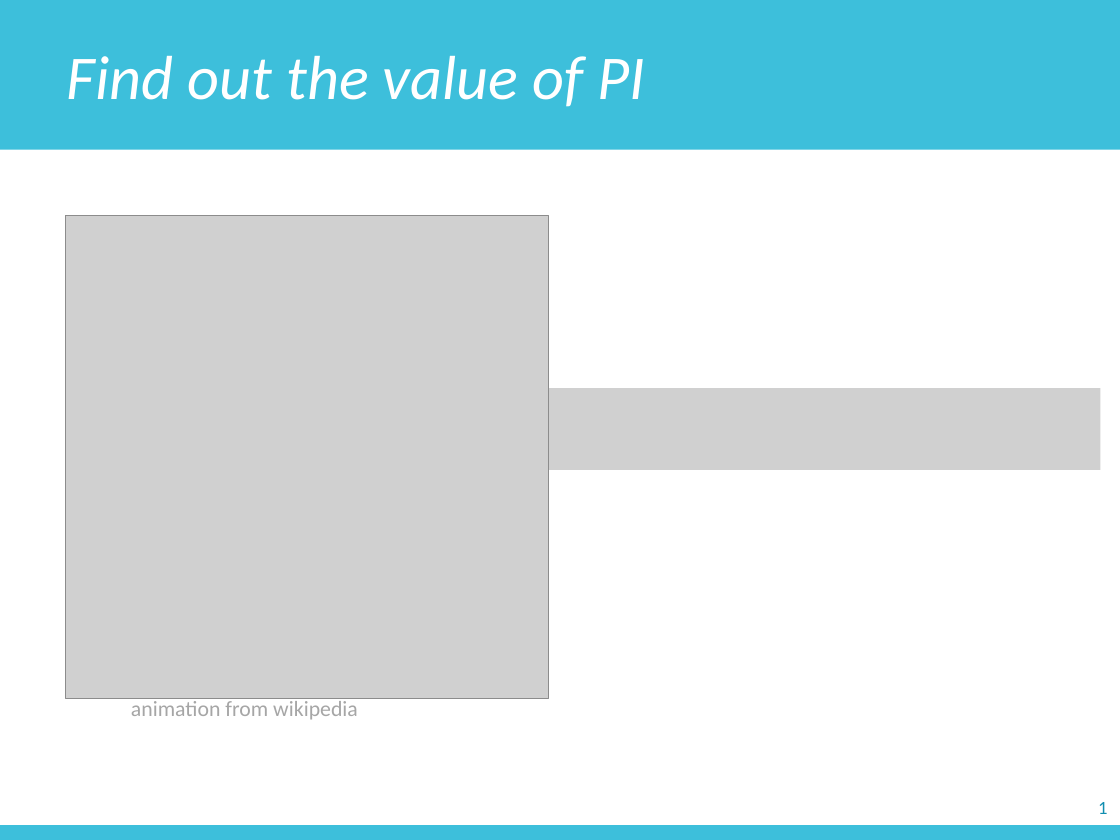
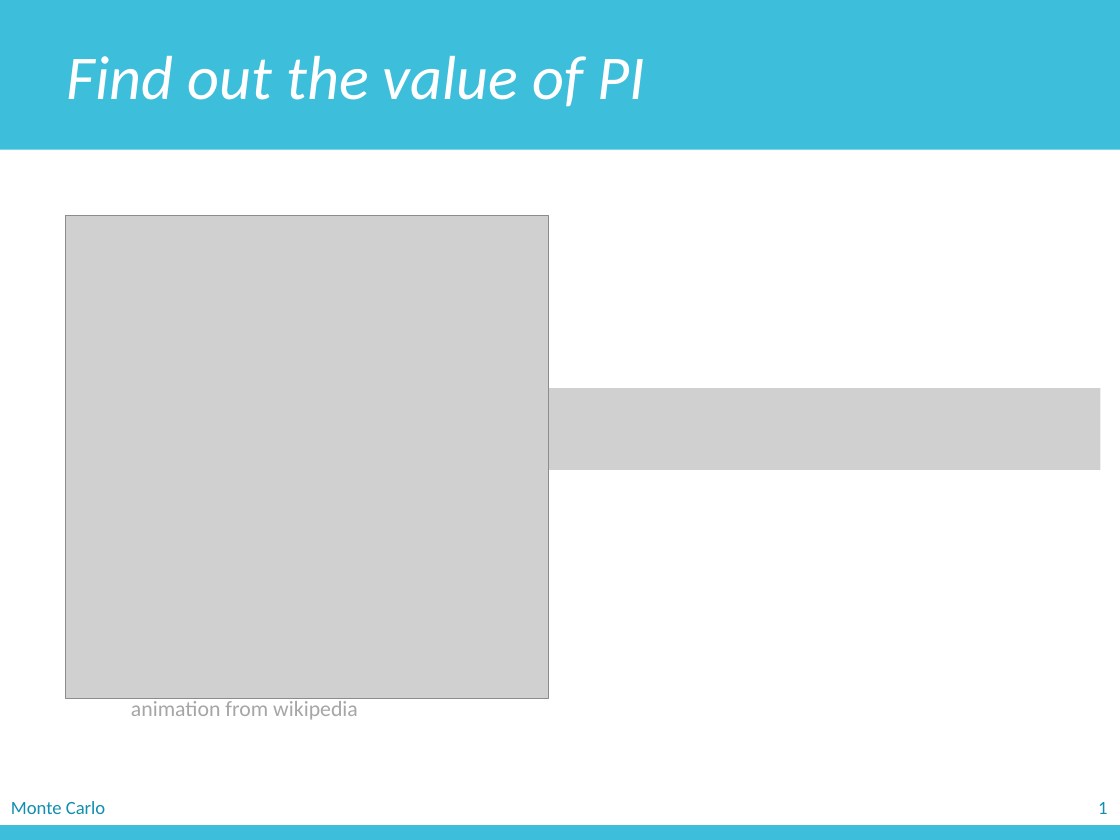
Before and after one commit to zichengliao/zuics101-fa17, a slide deck: slide 9 of lectures/lec13/lec13.pptx (slide 6 before the commit). Drawn at 1120x840 pixels with LibreOffice and Linux fonts; fonts in the diff are those of the drawing; grey boxes stand for pictures. Boxes give left, top, right and bottom in pixels: in the first picture for what was removed or moved away, otherwise in the second. Text is boxed around its words. In the diff, an @@ line names an element or a change of style, - is before the commit and + after.

```diff
--- a/lectures/lec13/lec13.pptx
+++ b/lectures/lec13/lec13.pptx
@@ text added at (11,801,105,814), 12 pt, text #118EB0 @@
+Monte Carlo
```
Also in this commit, not shown: 6 other slides changed, 4 slides added, 2 other files.
